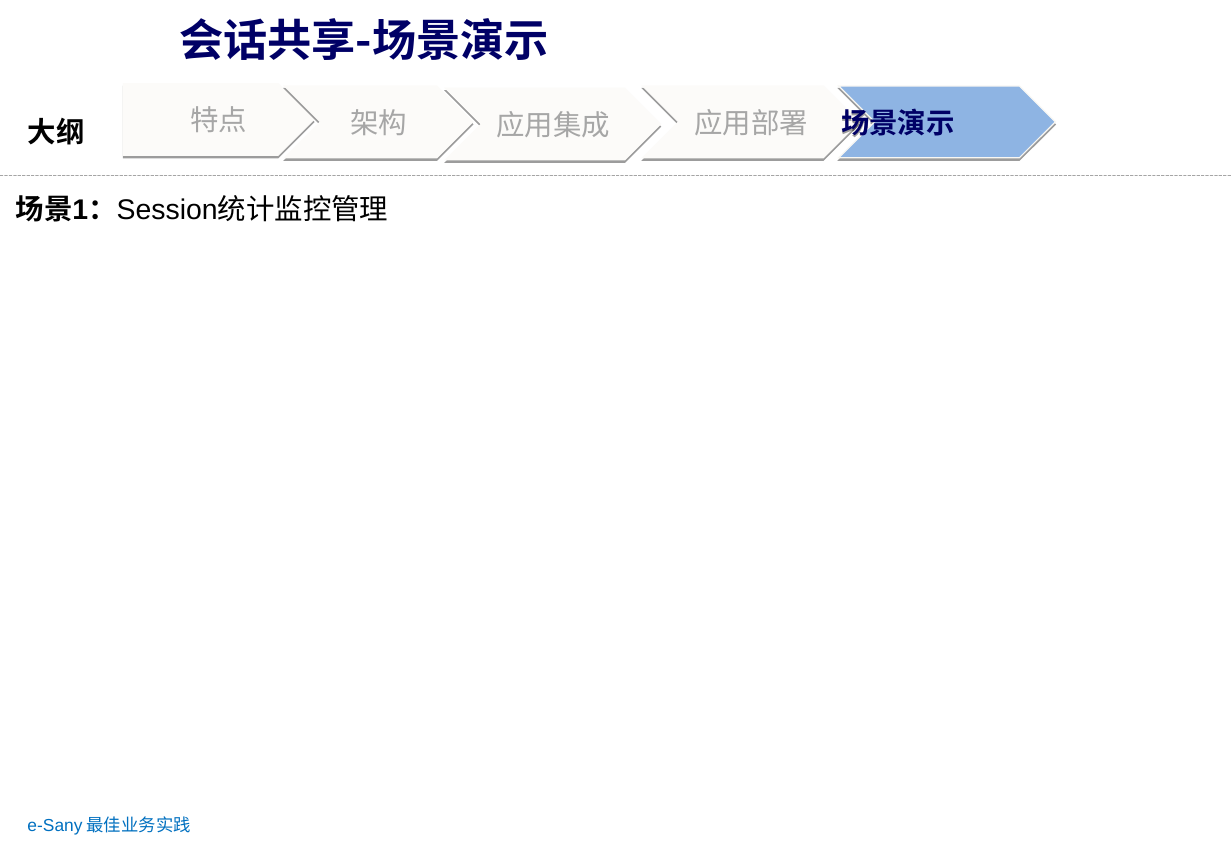
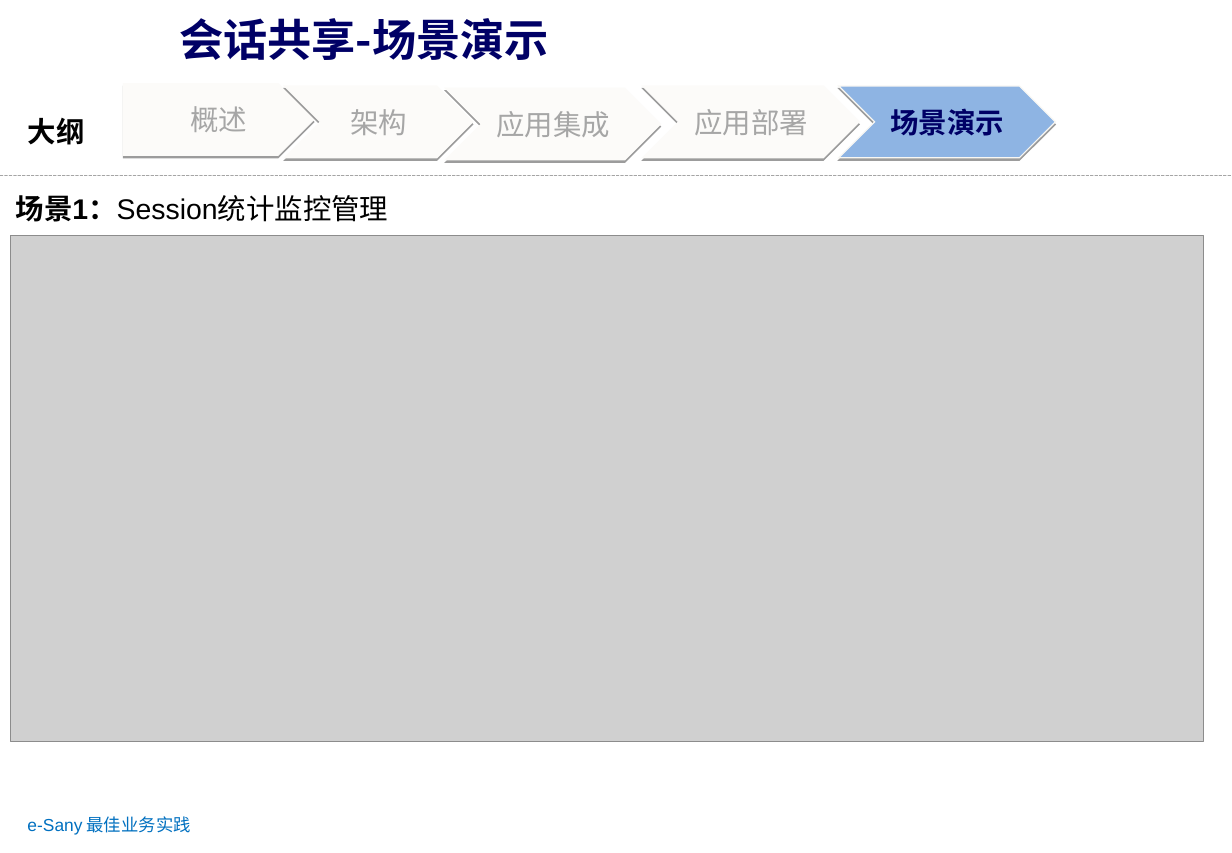
Before and after one commit to zhanght86/bboss-cms, a slide deck: slide 13 of 文档/SanyPDP平台会话共享介绍.ppt (slide 10 before the commit). Drawn at 1232x853 pixels with LibreOffice and Linux fonts; fonts in the diff are those of the drawing; grey boxes stand for pictures; background and template pictures are left out. Boxes give left, top, right and bottom in pixels: in the first picture for what was removed or moved away, otherwise in the second. Text is boxed around its words. In the diff, an @@ line names an element or a change of style, - is before the commit and + after.

```diff
--- a/文档/SanyPDP平台会话共享介绍.ppt
+++ b/文档/SanyPDP平台会话共享介绍.ppt
@@ freeform shape "场景演示" at box(839, 86, 1055, 158): alignment left to centre @@
@@ text in freeform shape at box(190, 106, 247, 132): text changed @@
-特点
+概述
@@ picture added at box(10, 235, 1202, 741) @@
```
Also in this commit, not shown: 9 other slides changed, 3 slides added, 9 other files.
